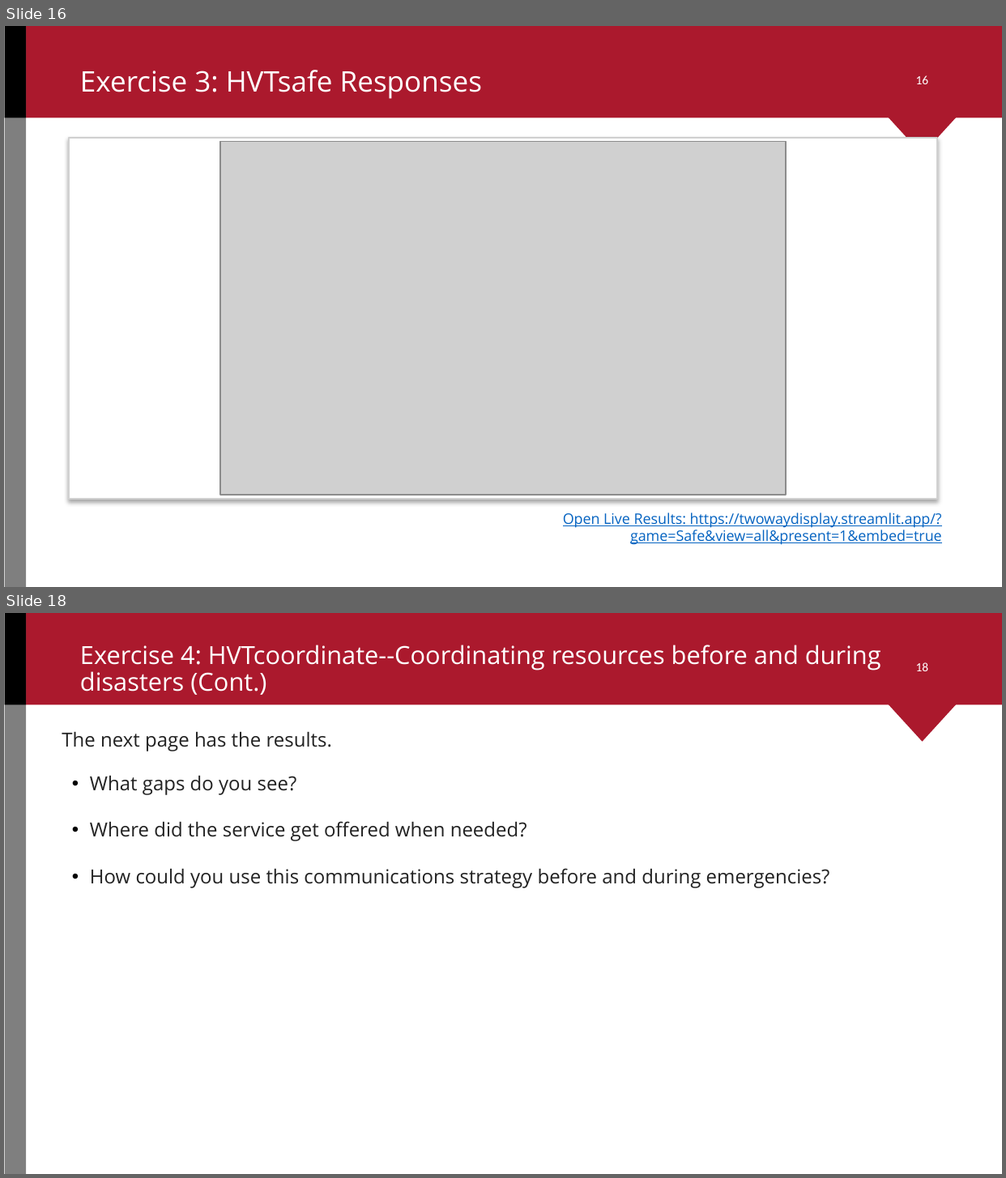
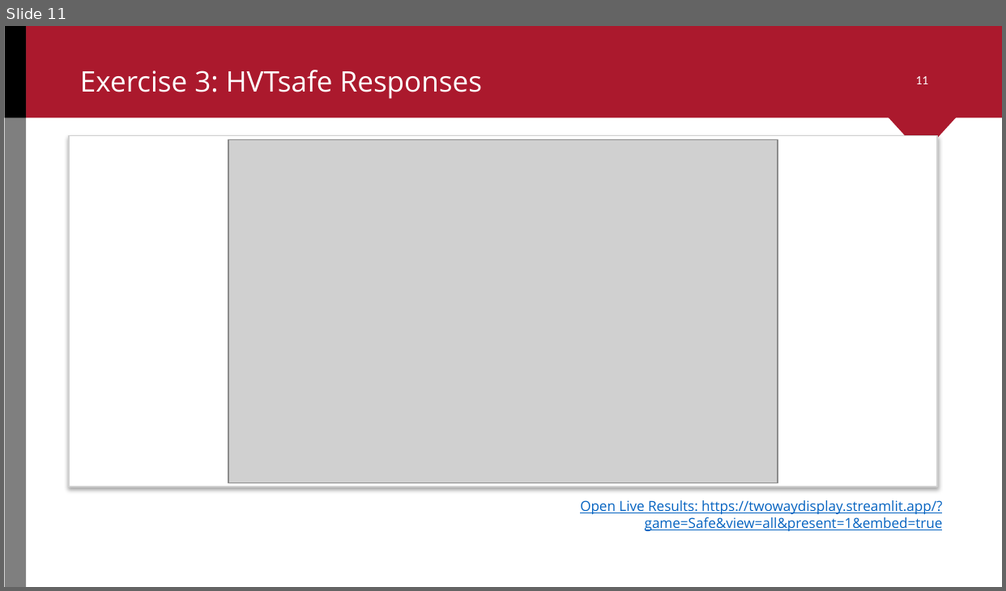
Before and after one commit to ccsfist/gitio2ppt, a slide deck: HoopaValley_Workshop.pptx. Shown one above the other, each under a label of ours: slides 16 and 18 before the commit, slide 11 after it; the slides between them are not shown. The pictures are 1006x1178 and 1006x591 pixels, drawn with LibreOffice and Linux fonts; fonts in the diff are those of the drawing; grey boxes stand for pictures; background and template pictures are left out. Boxes give left, top, right and bottom in pixels: in the first picture for what was removed or moved away, otherwise in the second. Text is boxed around its words. In the diff, an @@ line names an element or a change of style, - is before the commit and + after.

```diff
--- a/HoopaValley_Workshop.pptx
+++ b/HoopaValley_Workshop.pptx
@@ slide 18 removed at bbox=[4, 613, 1002, 1174], background #FFFFFF; not listed: 5 template elements that a slide beside it also shows @@
@@ title removed at bbox=[80, 645, 881, 695] @@
-Exercise 4: HVTcoordinate--Coordinating resources before and during disasters (Cont.)
@@ text removed at bbox=[62, 731, 332, 752] @@
-The next page has the results.
@@ text removed at bbox=[90, 775, 297, 795] @@
-• What gaps do you see?
@@ text removed at bbox=[90, 821, 527, 841] @@
-• Where did the service get offered when needed?
@@ text removed at bbox=[90, 868, 830, 888] @@
-• How could you use this communications strategy before and during emergencies?
@@ what was slide 16 is now slide 11 @@
@@ slide 11 changed as well @@
@@ page number at bbox=[916, 76, 929, 84]: text changed @@
-16
+11
@@ rectangle: place and size @@
-rectangle at bbox=[69, 138, 937, 499]
+rectangle at bbox=[69, 136, 937, 487]
@@ picture: place and size @@
-picture at bbox=[220, 142, 786, 495]
+picture at bbox=[228, 139, 778, 483]
@@ text "Open Live Results: https://twowaydisplay.streamlit.app/?game ...": place and size @@
-text "Open Live Results: https://twowaydisplay.streamlit.app/?game ..." at bbox=[563, 513, 942, 545]
+text "Open Live Results: https://twowaydisplay.streamlit.app/?game ..." at bbox=[580, 501, 943, 531]
@@ text "Open Live Results: https://twowaydisplay.streamlit.app/?game ..." at bbox=[580, 501, 943, 531]: size 10.5 to 10 pt @@
```
Also in this commit, not shown: 14 other slides changed, 9 other slides removed, 6 other files.
